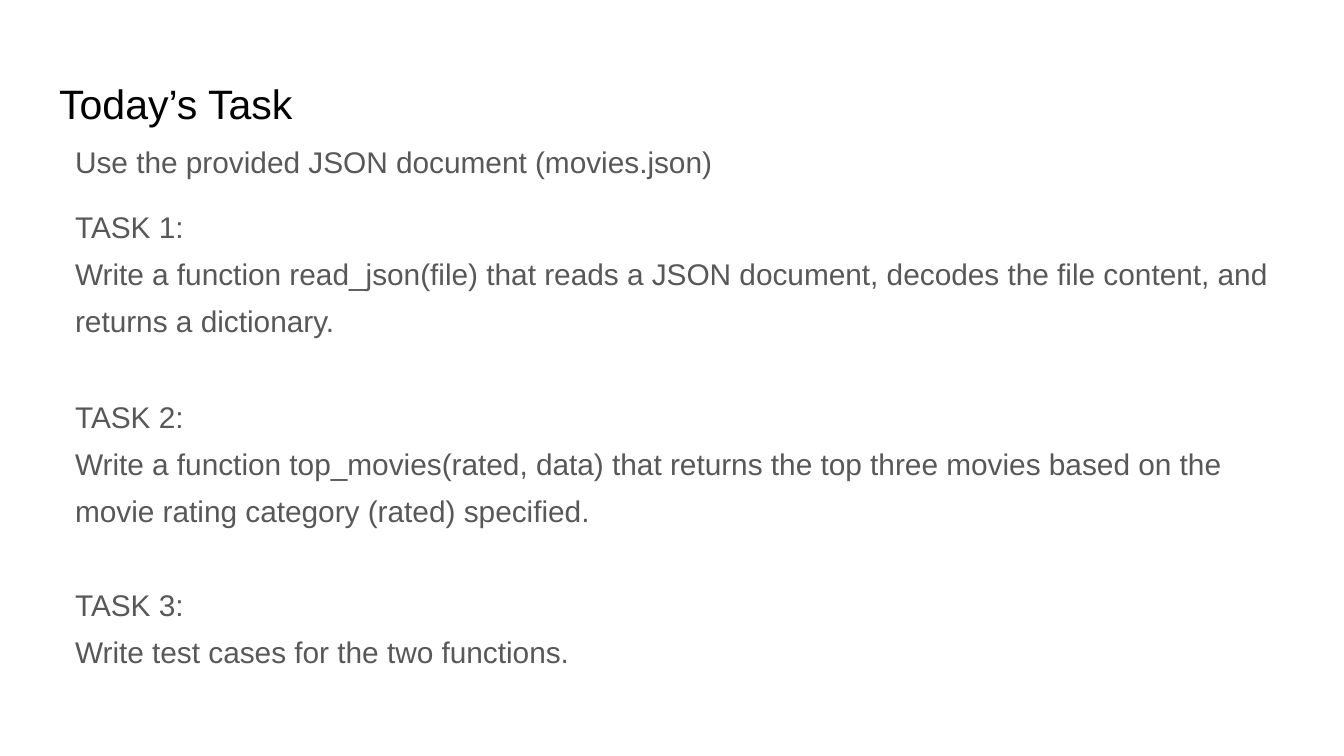
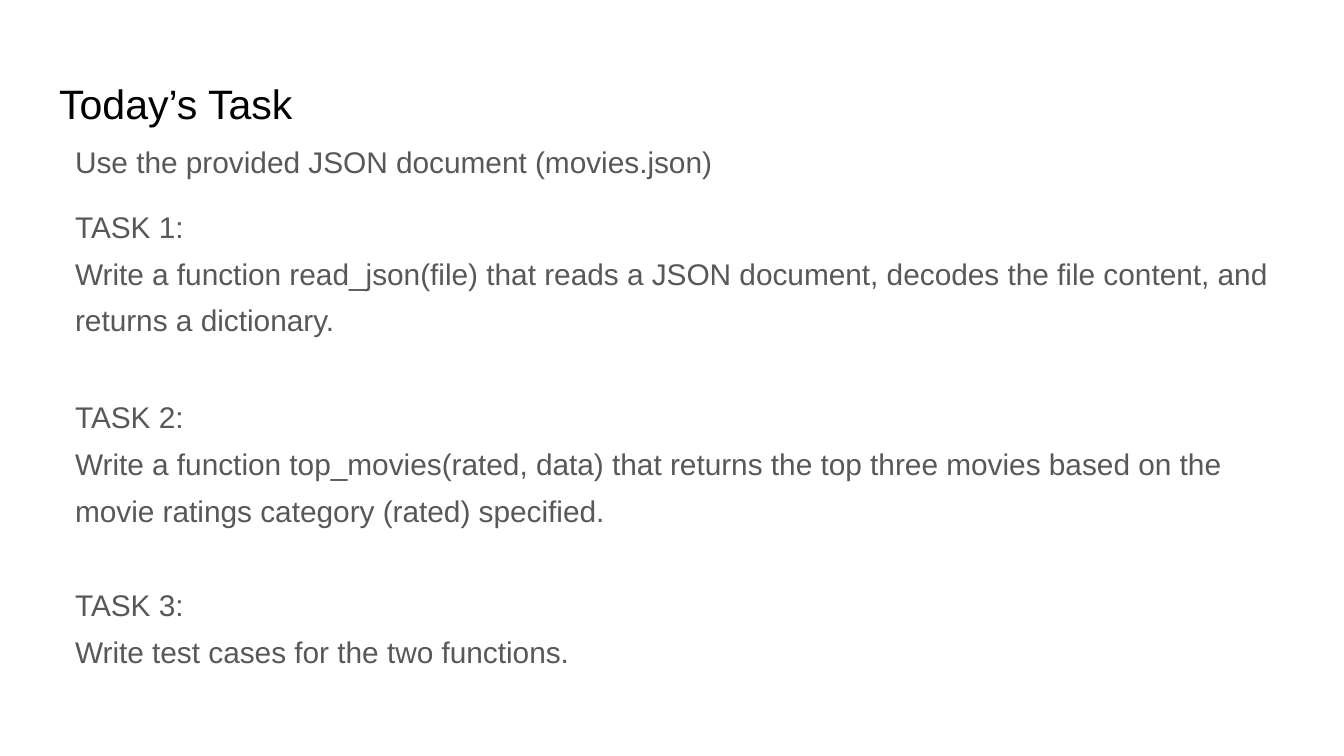
Before and after one commit to dtassew/fa22_discussion9, a slide deck: slide 10 of Discussion 9.pptx. Drawn at 1344x756 pixels with LibreOffice and Linux fonts; fonts in the diff are those of the drawing. Boxes give left, top, right and bottom in pixels: in the first picture for what was removed or moved away, otherwise in the second. Text is boxed around its words. In the diff, an @@ line names an element or a change of style, - is before the commit and + after.

```diff
--- a/Discussion 9.pptx
+++ b/Discussion 9.pptx
@@ text at bbox=[75, 453, 1221, 527]: text changed @@
-Write a function top_movies(rated, data) that returns the top three movies based on the movie rating category (rated) specified.
+Write a function top_movies(rated, data) that returns the top three movies based on the movie ratings category (rated) specified.
```
Also in this commit, not shown: 5 other slides changed, 2 slides added.
